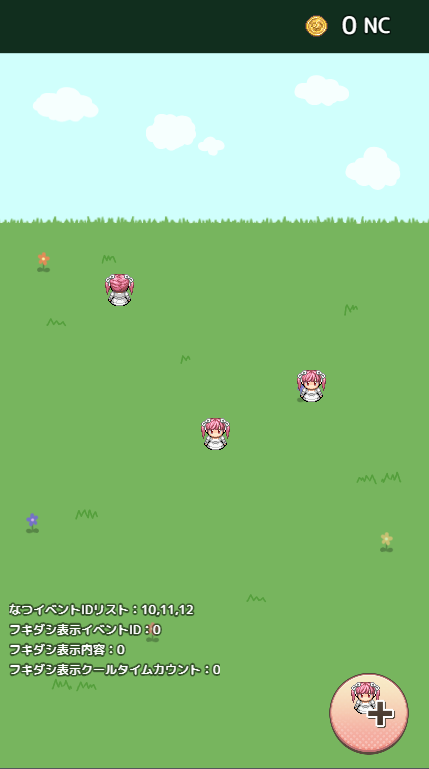
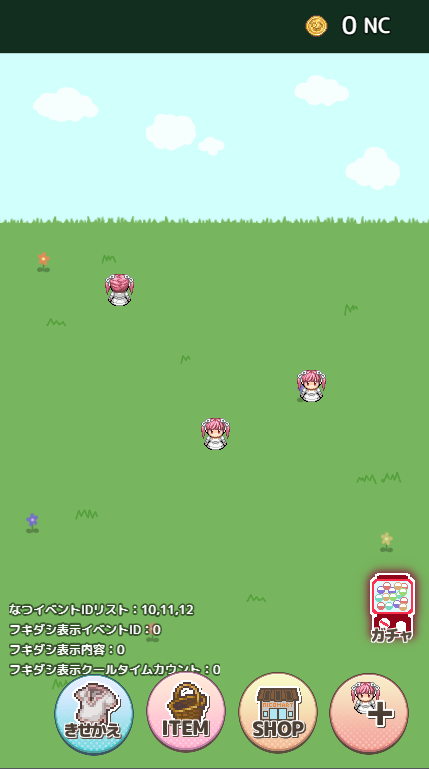
Layers edited between the first and the second 429x769 image:
added group "レイヤーグループ #4" with 20 layers above "レイヤーグループ コピー #2" over [357, 560, 429, 649]
added layer "レイヤー #3" in group "レイヤーグループ #4" over [372, 575, 413, 634]
added layer "レイヤー #16" in group "レイヤーグループ #4" over [370, 573, 415, 636]
added layer "レイヤー #17" in group "レイヤーグループ #4" over [357, 560, 429, 649]
added group "レイヤーグループ コピー #2" with 8 layers above "レイヤーグループ コピー #1" over [54, 674, 134, 756]
added group "レイヤーグループ #5" with 3 layers in group "レイヤーグループ コピー #2" over [64, 721, 122, 739]
added layer "レイヤー #34" in group "レイヤーグループ #5" over [64, 721, 121, 738]
added layer "IconSet.png" in group "レイヤーグループ コピー #2" over [74, 683, 118, 727]
added layer "レイヤー #39" in group "レイヤーグループ コピー #2" over [72, 681, 120, 729]
added layer "レイヤー #36" in group "レイヤーグループ コピー #2" over [73, 682, 121, 730]
added layer "button_circle_normal.png #3" in group "レイヤーグループ コピー #2" over [54, 674, 134, 756]
added group "レイヤーグループ コピー #1" with 9 layers above "レイヤーグループ コピー" over [146, 671, 226, 753]
added layer "レイヤー #12" in group "レイヤーグループ コピー #1" over [167, 682, 207, 728]
added layer "レイヤー #13" in group "レイヤーグループ コピー #1" over [165, 680, 209, 730]
added layer "レイヤー #14" in group "レイヤーグループ コピー #1" over [166, 681, 210, 731]
added layer "button_circle_normal.png #2" in group "レイヤーグループ コピー #1" over [146, 671, 226, 753]
added group "レイヤーグループ コピー" with 11 layers above "レイヤーグループ" over [238, 672, 318, 754]
added group "レイヤーグループ #1" with 3 layers in group "レイヤーグループ コピー" over [252, 720, 306, 739]
added group "レイヤーグループ #2" with 3 layers in group "レイヤーグループ コピー" over [255, 686, 302, 724]
added layer "7843.png" in group "レイヤーグループ #2" over [257, 688, 299, 721]
added layer "レイヤー #5" in group "レイヤーグループ #2" over [255, 686, 301, 723]
added layer "レイヤー #6" in group "レイヤーグループ #2" over [256, 687, 302, 724]
added layer "button_circle_normal.png #1" in group "レイヤーグループ コピー" over [238, 672, 318, 754]
…and 26 more changes (26 added)
